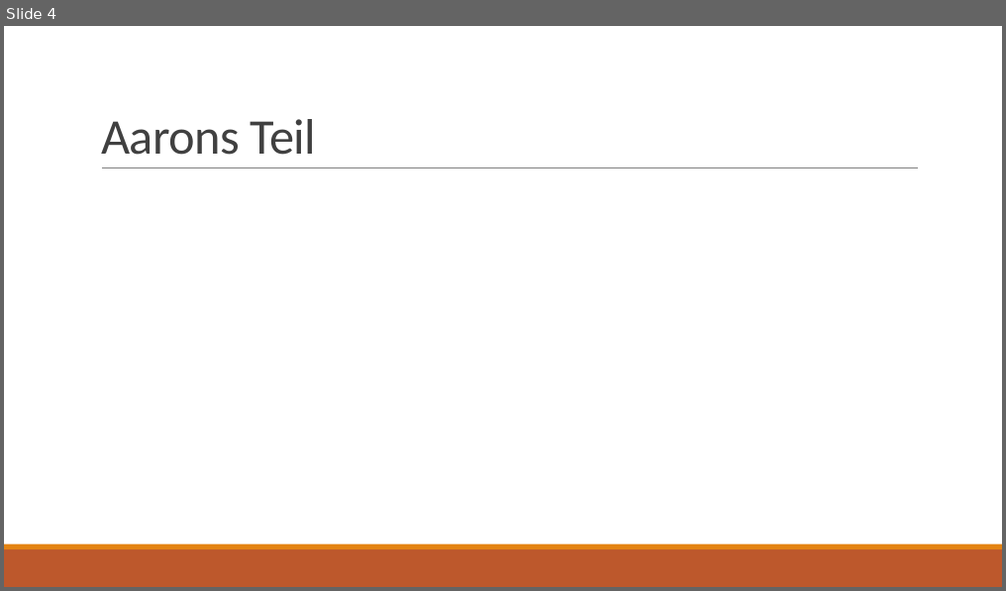
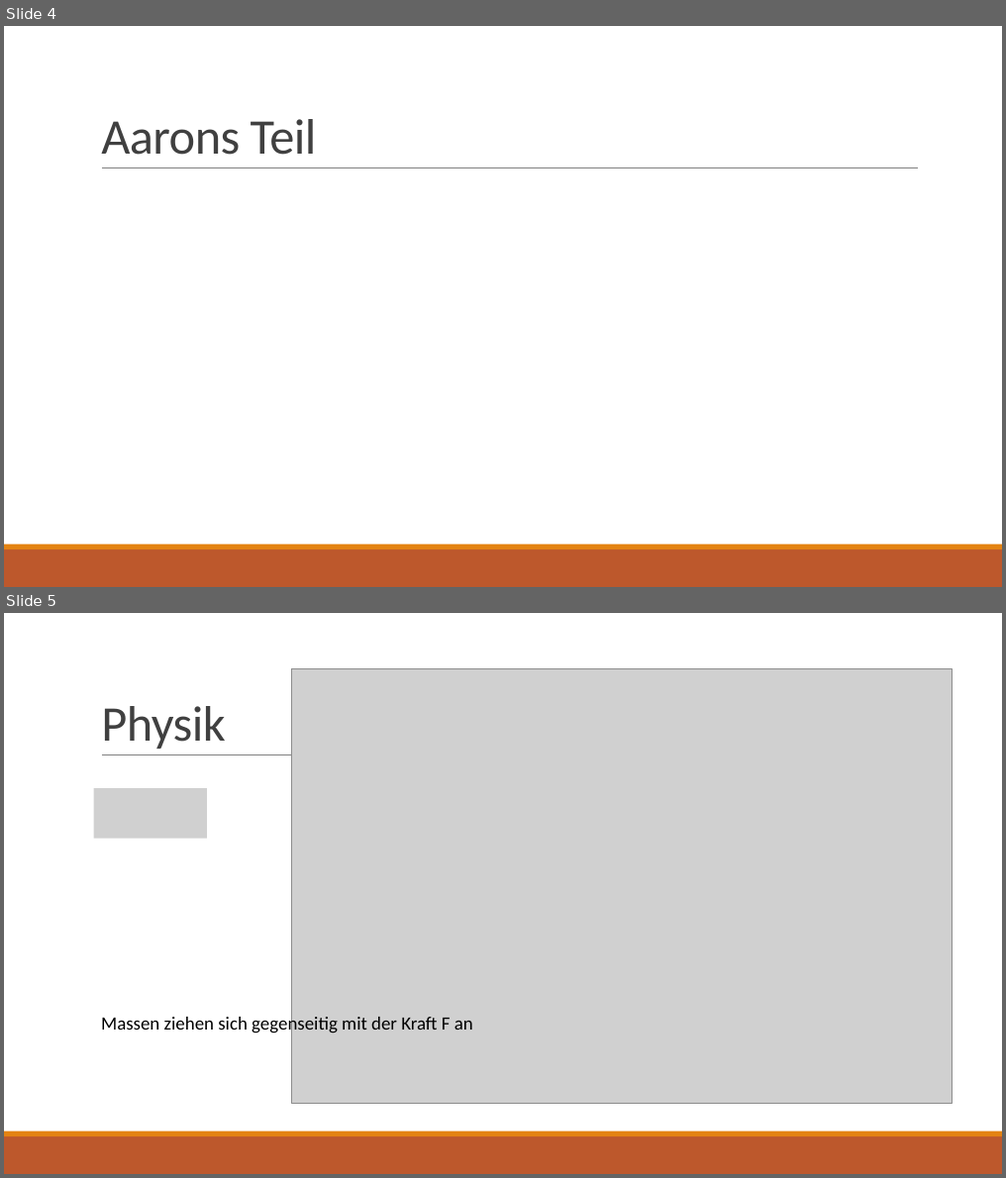
Before and after one commit to Voxen4/Planetarium, a slide deck: Simulation des Sonnensytem.pptx. Shown one above the other, each under a label of ours: slide 4 before the commit, slides 4 and 5 after it. The pictures are 1006x591 and 1006x1178 pixels, drawn with LibreOffice and Linux fonts; fonts in the diff are those of the drawing; grey boxes stand for pictures. Boxes give left, top, right and bottom in pixels: in the first picture for what was removed or moved away, otherwise in the second. Text is boxed around its words. In the diff, an @@ line names an element or a change of style, - is before the commit and + after.

```diff
--- a/Simulation des Sonnensytem.pptx
+++ b/Simulation des Sonnensytem.pptx
@@ slide 5 added at [4,613,1002,1174], background #FFFFFF; not listed: 3 template elements that a slide beside it also shows @@
@@ picture added at [291,669,952,1103] @@
@@ title added at [101,706,225,749], 48 pt, text #404040 @@
+Physik
@@ picture added at [94,788,207,839] @@
@@ text added at [101,1014,473,1035], 18 pt, text #000000 @@
+Massen ziehen sich gegenseitig mit der Kraft F an
```
Also in this commit, not shown: 12 other slides added.
